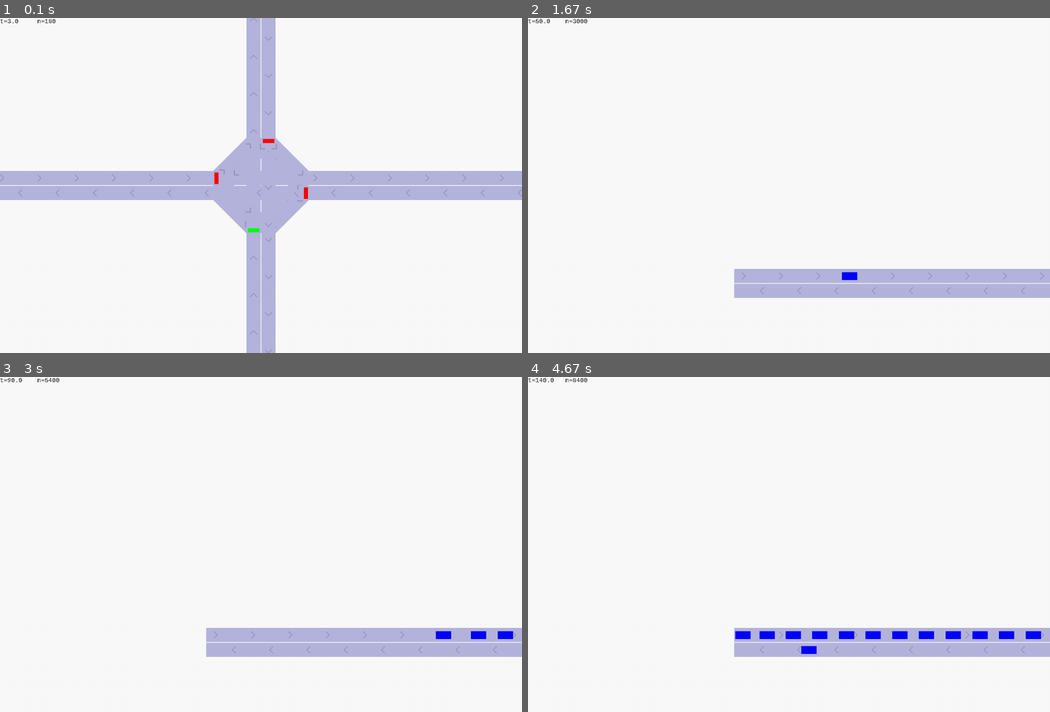
Above: before the commit, frames 1-4 (two rows, left to right).
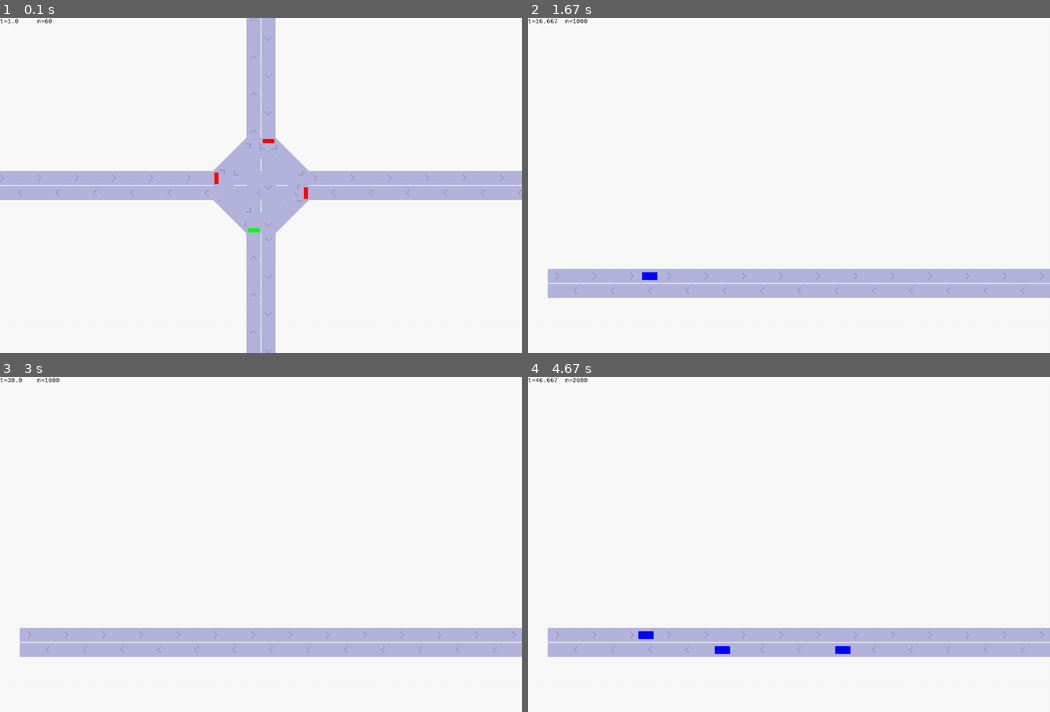
Above: after the commit, the same moments.

Repository: HuzaifaIrfan-Games/pygame-traffic-simulator
Game: pygame game, started from app.py
Same seed, same stepped clock (60 frames per second), same inputs: the game is played once before the commit and once after it.
Inputs (mouse positions are in pixels of both pictures, inside the frame that each line leads up to):
- Up to frame 1 (0.1 s): no input
- Up to frame 2 (1.67 s): press the mouse at (663, 188) at 0.37 s; move the mouse to (752, 225) at 0.47 s; release the mouse at (841, 259) at 0.6 s; press the mouse at (663, 188) at 0.7 s; move the mouse to (757, 202) at 0.8 s; release the mouse at (851, 215) at 0.93 s
- Up to frame 3 (3 s): no input
- Up to frame 4 (4.67 s): no input

The runs differ from the first frame. In frame 1, less than 0.1% of the frame differs, in the area x 1-11%, y 0-2%; in frame 2, 3.1%; in frame 3, 3.3%; in frame 4, 4.1%, in the area x 1-99%, y 0-84%.

Commit message:
vehicle_generator_control

Diff:
--- a/Map_Configurator.py
+++ b/Map_Configurator.py
@@ -32,6 +32,8 @@
 
         # self.create_all_starting_node_vehicle_generators()
         self.create_independent_node_vehicle_generators()
+
+        self.sim.create_vehicle_generator_control(self.vehicle_generators)
 
         # print(self.vehicle_generators)
 
@@ -292,7 +294,7 @@
 
             # atraffic_signal.current_cycle_index = 1
 
-            print(atraffic_signal.current_cycle)
+            # print(atraffic_signal.current_cycle)
 
             self.traffic_signals.append(atraffic_signal)
 
--- a/app.py
+++ b/app.py
@@ -2,7 +2,7 @@
 
 from Map_Configurator import Map_Configurator
 
-from configuration_four import nodes, traffic_signals, zoom, steps_per_update
+from configuration_multi import nodes, traffic_signals, zoom, steps_per_update
 
 configurator = Map_Configurator(nodes,traffic_signals)
 
--- a/configuration_four.py
+++ b/configuration_four.py
@@ -170,4 +170,4 @@
 ]
 
 zoom=10
-steps_per_update=30
+steps_per_update=10
--- a/configuration_multi.py
+++ b/configuration_multi.py
@@ -285,4 +285,4 @@
 
 
 zoom=10
-steps_per_update=30
+steps_per_update=10
--- /dev/null
+++ b/mul.py
@@ -0,0 +1,31 @@
+import os
+import pygame
+import tkinter as tk
+from tkinter import *
+
+root = tk.Tk()
+embed = tk.Frame(root, width = 500, height = 500) #creates embed frame for pygame window
+embed.grid(columnspan = (600), rowspan = 500) # Adds grid
+embed.pack(side = LEFT) #packs window to the left
+buttonwin = tk.Frame(root, width = 75, height = 500)
+buttonwin.pack(side = LEFT)
+
+# os.environ['SDL_WINDOWID'] = str(embed.winfo_id())
+# os.environ['SDL_VIDEODRIVER'] = 'windib'
+
+screen = pygame.display.set_mode((500,500))
+screen.fill(pygame.Color(255,255,255))
+pygame.display.init()
+pygame.display.update()
+
+def draw():
+    pygame.draw.circle(screen, (0,0,0), (250,250), 125)
+    pygame.display.update()
+
+button1 = Button(buttonwin,text = 'Draw',  command=draw)
+button1.pack(side=LEFT)
+root.update()
+
+while True:
+    pygame.display.update()
+    root.update()
--- a/trafficSimulator/simulation.py
+++ b/trafficSimulator/simulation.py
@@ -3,10 +3,14 @@
 from .vehicle_generator import VehicleGenerator
 from .traffic_signal import TrafficSignal
 
+from .vehicle_generator_control import VehicleGeneratorControl
+
+
 class Simulation:
     def __init__(self, config={}):
         # Set default configuration
         self.set_default_config()
+        self.tkinter_controls=[]
 
         # Update configuration
         for attr, val in config.items():
@@ -77,6 +81,17 @@
         self.t += self.dt
         self.frame_count += 1
 
+        for tkinter_control in self.tkinter_controls:
+            tkinter_control.update()
+
+
+
+    def create_vehicle_generator_control(self,vehicle_generators):
+        avehicle_generator_control=VehicleGeneratorControl(vehicle_generators)
+        self.tkinter_controls.append(avehicle_generator_control)
+
+
+
 
     def run(self, steps):
         for _ in range(steps):
--- /dev/null
+++ b/trafficSimulator/vehicle_generator_control.py
@@ -0,0 +1,71 @@
+
+
+
+
+import tkinter as tk
+from tkinter import *
+
+
+class VehicleGeneratorControl:
+
+    def __init__(self,vehicle_generators):
+
+        self.vehicle_generators=vehicle_generators
+
+        self.input_vars=[]
+
+        # for avehicle_generators in vehicle_generators:
+        #     print(avehicle_generators.vehicle_rate)
+
+        self.root = tk.Tk()
+        self.root.title("Vehicle Generator Control")
+        self.root.geometry('400x400')
+        # embed = tk.Frame(self.root, width = 500, height = 500) #creates embed frame for pygame window
+        # embed.grid(columnspan = (600), rowspan = 500) # Adds grid
+        # embed.pack(side = LEFT) #packs window to the left
+
+        frame=self.root
+
+
+
+        # def set_vehicle_rate():
+            # inp = inputtxt.get(1.0, "end-1c")
+            # lbl.config(text = "Provided Input: "+inp)
+
+        # TextBox Creation
+
+        for i, avehicle_generator in enumerate(self.vehicle_generators):
+
+            v = tk.StringVar()
+            v.set(f'{avehicle_generator.vehicle_rate}')
+
+            lbl = tk.Label(frame, text = f"{i}")
+            lbl.pack()
+
+            input_box = tk.Entry(frame, textvariable=v,
+                            width = 20)
+
+            input_box.pack()
+
+            self.input_vars.append(v)
+
+
+        def set_vehicle_rate():
+            for input_var, avehicle_generator in zip(self.input_vars,self.vehicle_generators):
+                vehicle_rate=int(input_var.get())
+                avehicle_generator.update_vehicle_rate(vehicle_rate)
+
+
+        # Button Creation
+        set_vehicle_rateButton = tk.Button(frame,
+                                text = "Set Vehicle Rates",
+                                command = set_vehicle_rate)
+        set_vehicle_rateButton.pack()
+
+
+
+        self.root.update()
+
+    def update(self):
+
+        self.root.update()
